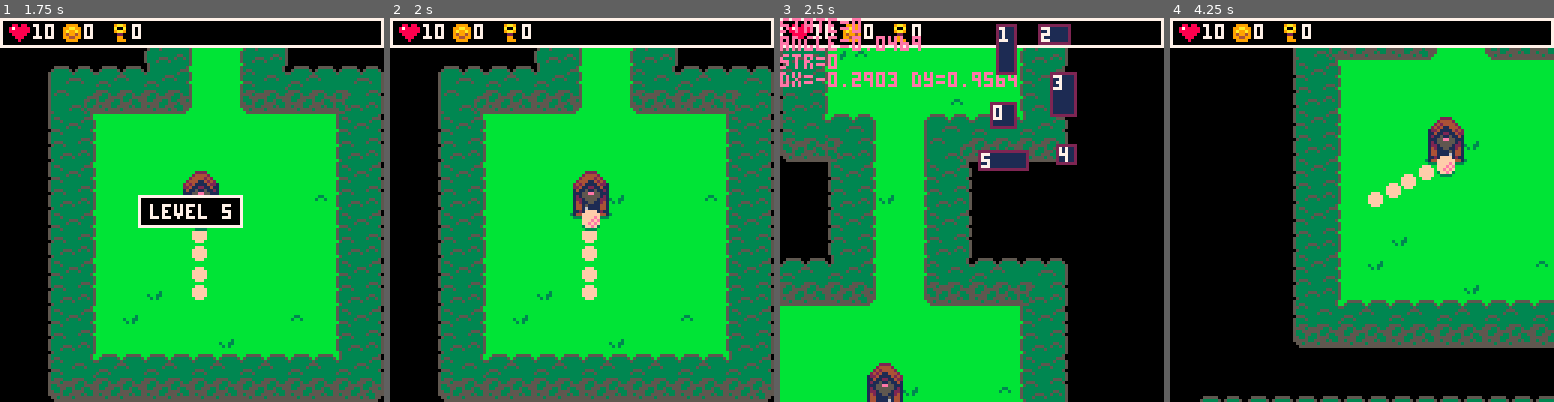
Above: before the commit, frames 1-4 (left to right).
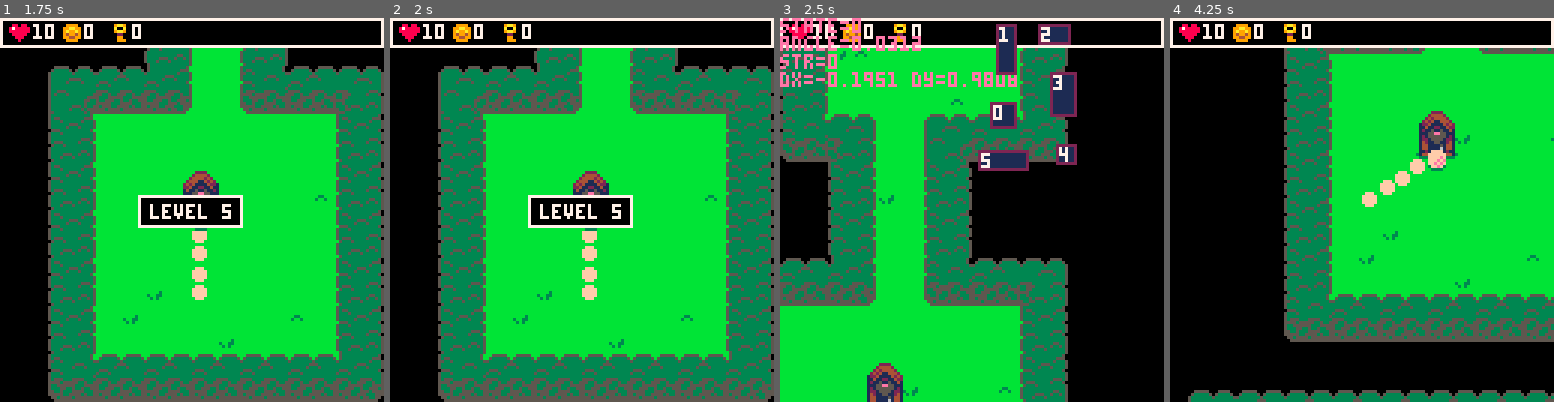
Above: after the commit, the same moments.

Repository: jlauener/GolfRL
Game: PICO-8 cartridge golf.p8
Same seed, same stepped clock (60 frames per second), same inputs: the game is played once before the commit and once after it.
Inputs:
- Up to frame 1 (1.75 s): tap X (X key) at 0.33, 1.07 s; tap O (Z key) at 0.7, 1.7 s; hold Right from 1.6 s (still down)
- Up to frame 2 (2 s): keep holding Right; tap X (X key) at 1.85 s
- Up to frame 3 (2.5 s): release Right at 2.1 s; tap O (Z key) at 2.1 s; hold Up 2.15-2.42 s; hold Right from 2.47 s (still down)
- Up to frame 4 (4.25 s): tap O (Z key) every 0.4 s from 2.5 to 4.1 s; tap X (X key) at 2.97, 4.08 s; release Right at 3.03 s; hold Left 3.08-3.58 s; hold Down 3.63-3.97 s; hold Right from 4.02 s (still down)

Frame 1 is identical in both runs. In frame 2, 2.3% of the frame differs, in the area x 35-64%, y 46-55%; in frame 3, 0.3%; in frame 4, 16%, in the area x 4-100%, y 7-100%.

Commit message:
freed up extended sprite sheets + sheets cleanup + added poof anim + fixed pickup bug

Diff:
--- a/golf.p8
+++ b/golf.p8
@@ -38,7 +38,7 @@
 
   for x=0,64 do
    for y=0,64 do
-    mset(x,y,0)
+    mmset(x,y,0)
    end
   end
   d_ground(root)
@@ -254,11 +254,7 @@
 end
 
 function is_grnd(x,y)
- return fget(mget(x*2,y*2),0)
-end
-
-function is_wall(x,y)
- return fget(mget(x*2,y*2),1)
+ return fget(mmget(x*2,y*2),0)
 end
 
 function d_wall()
@@ -322,17 +318,17 @@
 end
 
 function tset(x,y,id)
- mset(x*2,y*2,id)
- mset(x*2+1,y*2,id+1)
- mset(x*2,y*2+1,id+16)
- mset(x*2+1,y*2+1,id+17)
+ mmset(x*2,y*2,id)
+ mmset(x*2+1,y*2,id+1)
+ mmset(x*2,y*2+1,id+16)
+ mmset(x*2+1,y*2+1,id+17)
 end
 
 function tsetg(x,y,shadow)
- mset(x*2,y*2,get_gtile(shadow))
- mset(x*2+1,y*2,get_gtile(shadow))
- mset(x*2,y*2+1,get_gtile(false))
- mset(x*2+1,y*2+1,get_gtile(false))
+ mmset(x*2,y*2,get_gtile(shadow))
+ mmset(x*2+1,y*2,get_gtile(shadow))
+ mmset(x*2,y*2+1,get_gtile(false))
+ mmset(x*2+1,y*2+1,get_gtile(false))
 end
 
 function get_gtile(shadow)
@@ -374,9 +370,12 @@
  local e={data=data,
 									 x=x,
 									 y=y,
+									 hp=data.hp,
 									 cnt=0,
 									 frame=0,
-									 acnt=0}
+									 acnt=0,
+									 sprite=data.sprite,
+									 shadow=data.shadow}
 	add(elist,e)
 	return e
 end
@@ -401,12 +400,14 @@
  edata["slime"]={
   monster=true,
   w=14,h=14,
+  hp=1,
   sprite=38,sw=2,sh=2,
   shadow=8}
 
  edata["slime_key"]={
   monster=true,
   w=14,h=14,
+  hp=1,
   loot="key",
   sprite=34,sw=2,sh=2,
   shadow=8}
@@ -416,7 +417,7 @@
   pickup=true,
   w=6,h=8,
   key=1,gold=0,
-  sprite=12,sw=1,sh=1}
+  sprite=49,sw=1,sh=1}
  edata["coin"]={
   pickup=true,
   w=6,h=6,
@@ -465,9 +466,19 @@
 
 function hit(e)
  if e.data.monster then
-	 del(elist,e)
-	 if e.data.loot then
-	  add_e(e.data.loot,e.x,e.y)
+  if e.hp==0 then
+   return false
+  end
+
+  e.hp-=1
+  if e.hp==0 then
+   e.shadow=nil
+   if e.data.loot then
+	   local ldata=edata[e.data.loot]
+	   key+=ldata.key
+ 	  gold+=ldata.gold
+	   add_e(e.data.loot,e.x,e.y)
+	  end
 	 end
 
 	 shake(bdx,bdy,8)
@@ -523,7 +534,7 @@
 	       flr((x+w)/8) do
 	 for iy=flr(y/8),
 	        flr((y+h)/8) do
-   if fget(mget(ix,iy),1) then
+   if fget(mmget(ix,iy),1) then
     --solid
     if crect(x,y,w,h,
              ix*8,iy*8,8,8) then
@@ -637,23 +648,36 @@
  --update entities
  for e in all(elist) do
   if e.data.monster then
-   e.acnt+=1
-   if e.acnt==15 then
-    e.acnt=0
-    e.frame=(e.frame+1)%2
+   --update monster
+   if e.hp>0 then
+    e.acnt+=1
+    if e.acnt==15 then
+     e.acnt=0
+     e.frame=(e.frame+1)%2
+     e.sprite=e.data.sprite+
+              e.frame*e.data.sw
+    end
+   else
+    --fixme tmp for ian
+    local frame_count=6
+    local anim_speed=2 --the bigger the slower
+    e.cnt+=1
+    e.sprite=128+flr(e.cnt/anim_speed)*2
+    if e.cnt==frame_count*anim_speed then
+     del(elist,e)
+    end
    end
   elseif e.data.pickup then
+   --update pickup
    e.cnt+=1
    if e.cnt<6 then
     e.y-=2
    elseif e.cnt==6 then
-    key+=e.data.key
- 	  gold+=e.data.gold
     sfx(4)
    elseif e.cnt==10 then
-    e.frame=1
+    e.sprite=13
    elseif e.cnt==14 then
-    e.frame=2
+    e.sprite=14
    elseif e.cnt==16 then
  	  del(elist,e)
    end
@@ -825,7 +849,8 @@
   camera(ccamx-64+shakex,
          ccamy-64+shakey)
  end
- map(0,0,0,0,64,64)
+ map(0,0,0,0,64,32)
+ map(64,0,0,256,64,32)
 
  --draw cursor
  if state<=1 then
@@ -841,10 +866,10 @@
 
  --draw entities
  for e in all(elist) do
-  if e.data.shadow then
-   spr(e.data.shadow,e.x-8,e.y-2,2,1)
-  end
-  spr(e.data.sprite+e.frame*e.data.sw,
+  if e.shadow then
+   spr(e.shadow,e.x-8,e.y-2,2,1)
+  end
+  spr(e.sprite,
       e.x-e.data.sw*4,
       e.y-e.data.sh*8,
       e.data.sw,e.data.sh)
@@ -939,6 +964,27 @@
  --end
 end
 
+function mmget(x,y)
+ if y>=32 then
+  y-=32
+  x+=64
+ end
+ return mget(x,y)
+end
+
+function mmset(x,y,id)
+ --fixme!!!
+ --overflow on the map!!
+ if x>=64 or y>=64 then
+  return
+ end
+ if y>=32 then
+  y-=32
+  x+=64
+ end
+ mset(x,y,id)
+end
+
 
 
 
Not shown, changed: 70 lines of the sprite sheet (__gfx__) section of golf.p8
